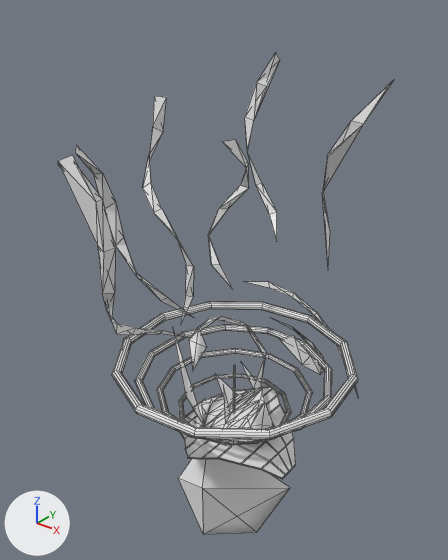
The OBJ model Assets/Models/Shoulder/epaule_0003.obj, before and after one commit.
Both versions are drawn from a 50 mm camera at (0.82, -1.069, 1.081) aimed at (-0.084, 0.061, 0.38). The lights are fixed; the arrows at lower left show +X, +Y and +Z. Mesh edges are drawn as thin lines. Where no turn or scale is listed for an object, it has been applied to the vertices. Vertices at the same position are counted once.

The older version as bpy lines, for what is in view:
```python
me_epaule_0003 = bpy.data.meshes.new('epaule_0003')
me_epaule_0003.from_pydata(...)  # 926 vertices, 1040 faces; spans x -0.45..0.343, y -0.373..0.467, z -0.353..0.919
# before: 767 (-0.125, 0.317, 0.479) at pixel (269, 214), 834 (-0.064, 0.27, 0.425) at pixel (276, 241), 924 (-0.107, 0.328, 0.487) at pixel (276, 211)
# before: 787 (0.0, -0.016, 0.041) at pixel (230, 413), 810 (-0.028, -0.014, 0.119) at pixel (223, 384), 841 (-0.113, -0.034, 0.239), 851 (0.015, -0.059, 0.04) at pixel (225, 423), 876 (0.087, -0.038, 0.172) at pixel (253, 388)
# before: 882 (0.093, -0.016, 0.164) at pixel (260, 388), 886 (-0.154, -0.111, 0.274) at pixel (159, 333), 887 (0.044, -0.077, 0.117), 891 (-0.14, -0.114, 0.289) at pixel (162, 330)
# before: 860 (-0.154, 0.238, 0.288) at pixel (243, 281), 865 (-0.129, 0.33, 0.26) at pixel (268, 281), 911 (-0.113, 0.313, 0.25) at pixel (269, 287)
ob_epaule_0003 = bpy.data.objects.new('epaule_0003', me_epaule_0003)
ob_epaule_0003.location = (0.0, 0.0, 0.0)
```
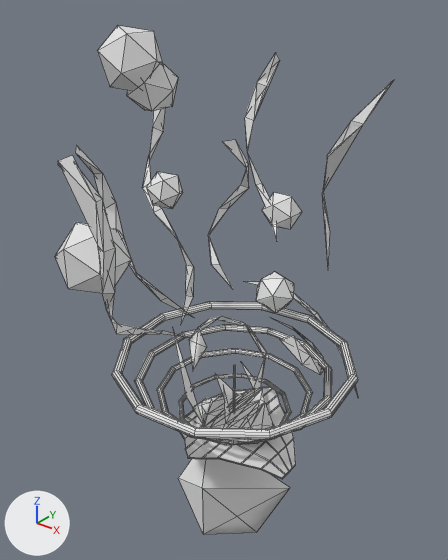
Where the change shows, as pixel boxes [x1, y1, x2, y2] in the pictures (448 x 560 px; the box of a moved part takes in the faces that stretch with it):
'epaule_0003', reshaped: before [58, 53, 393, 534]; after [55, 26, 393, 534]
part 1 of me_epaule_0003, added: after [262, 192, 302, 229]
part 2 of me_epaule_0003, added: after [256, 271, 294, 313]
part 3 of me_epaule_0003, added: after [97, 26, 163, 90]
part 4 of me_epaule_0003, added: after [55, 222, 131, 293]
part 5 of me_epaule_0003, added: after [127, 62, 178, 111]
part 6 of me_epaule_0003, added: after [147, 172, 183, 208]
part 7 of me_epaule_0003, moved or reshaped: before [269, 212, 277, 240]; after [272, 223, 277, 240]
part 8 of me_epaule_0003, moved or reshaped: [160, 331, 260, 423] in both
part 9 of me_epaule_0003, moved or reshaped: before [244, 281, 269, 288]; after [244, 281, 260, 285]

Diff of the bpy script that builds the scene:
```diff
--- a/Assets/Models/Shoulder/epaule_0003.obj.py
+++ b/Assets/Models/Shoulder/epaule_0003.obj.py
@@ me_epaule_0003 @@
 me_epaule_0003.from_pydata(...)  # 926 vertices, 1040 faces; spans x -0.45..0.343, y -0.373..0.467, z -0.353..0.919
 # used by ob_epaule_0003; location = (0.0, 0.0, 0.0)
 # verts and faces of me_epaule_0003; kept vertices keep their numbers, new ones are numbered from 926
+# me_epaule_0003 part 1: a new loose piece, an icosphere of 20 faces spanning x -0.152..-0.054, y 0.301..0.399, z 0.435..0.534
+# me_epaule_0003 part 2: a new loose piece, an icosphere of 20 faces spanning x 0.066..0.165, y -0.043..0.042, z 0.389..0.477
+# me_epaule_0003 part 3: a new loose piece, an icosphere of 20 faces spanning x -0.325..-0.17, y -0.129..0.003, z 0.852..0.988
+# me_epaule_0003 part 4: a new loose piece, an icosphere of 20 faces spanning x -0.23..-0.086, y -0.366..-0.222, z 0.472..0.616
+# me_epaule_0003 part 5: a new loose piece, an icosphere of 20 faces spanning x -0.286..-0.159, y -0.081..0.028, z 0.804..0.916
+# me_epaule_0003 part 6: a new loose piece, an icosphere of 20 faces spanning x -0.021..0.054, y -0.278..-0.214, z 0.684..0.75
+# me_epaule_0003 part 7
+delete_faces([(767, 834, 924)])
+faces += [(767, 924, 834)]
+# me_epaule_0003 part 8
+delete_faces([(787, 851, 810), (876, 882, 887), (841, 886, 891)])
+faces += [(841, 891, 886), (876, 887, 882), (787, 810, 851)]
+# me_epaule_0003 part 9
+delete_faces([(860, 865, 911)])
+faces += [(860, 911, 865)]
```
